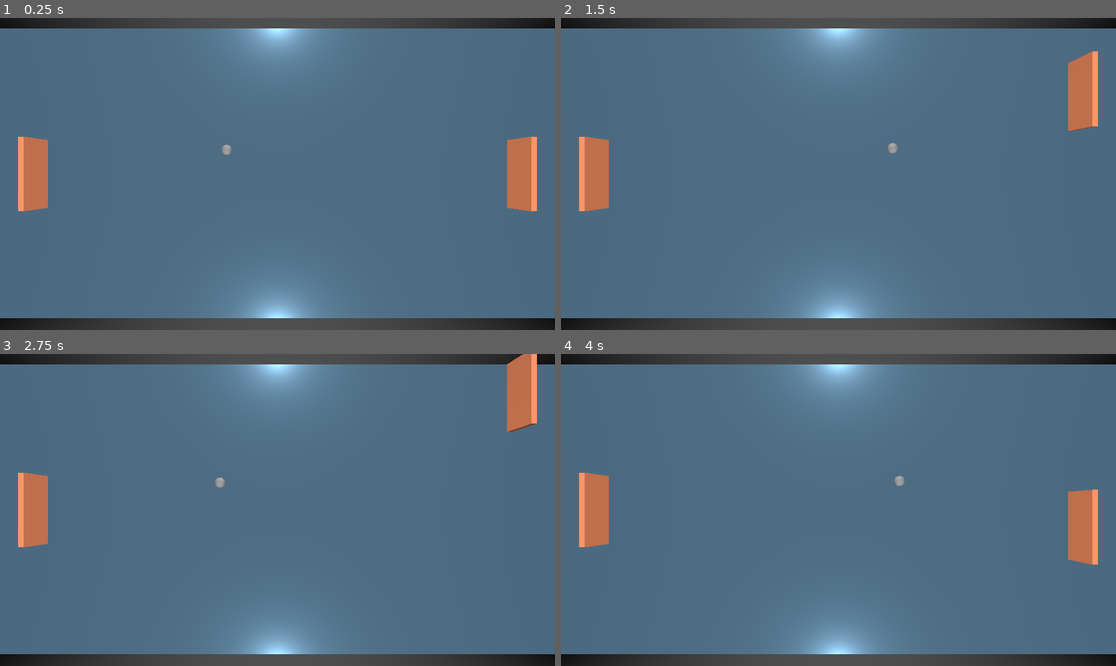
Above: before the commit, frames 1-4 (two rows, left to right).
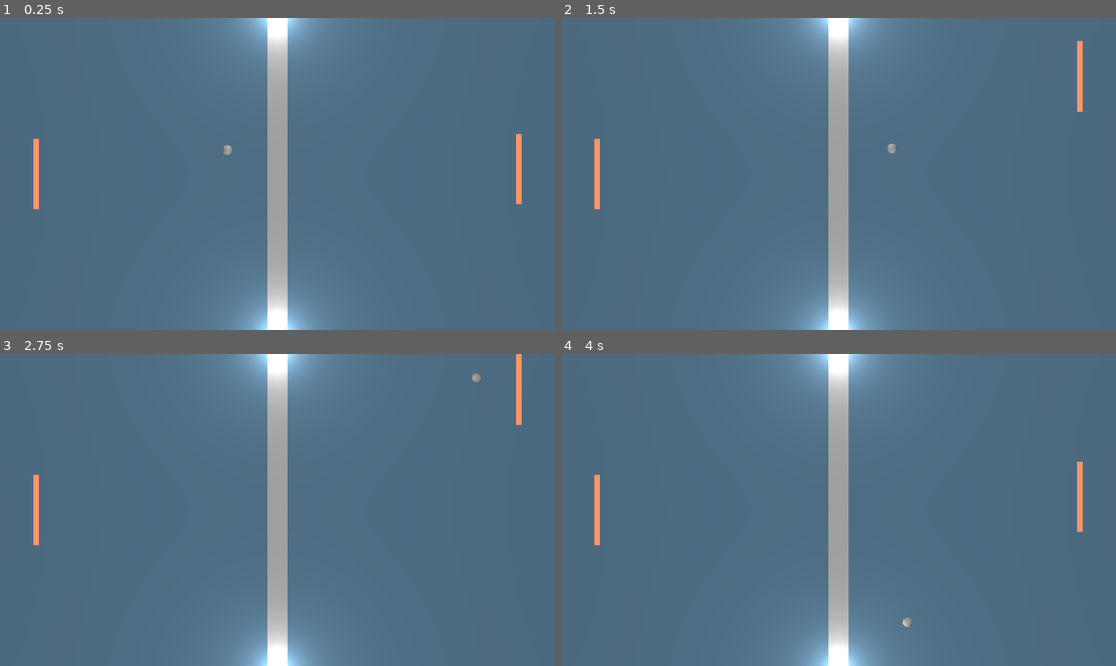
Above: after the commit, the same moments.

Repository: Eryans/godot_pong
Game: Godot game, scene res://main.tscn
Two runs of this game, one before a commit and one after it. Both use one fixed random seed, a clock stepped at 60 frames per second and the inputs below.
Inputs:
- Up to frame 1 (0.25 s): no input
- Up to frame 2 (1.5 s): hold Up (ui_up) 0.53-1.28 s; hold Down (ui_down) from 1.28 s (still down)
- Up to frame 3 (2.75 s): release Down (ui_down) at 2.03 s; hold Up (ui_up) from 2.03 s (still down)
- Up to frame 4 (4 s): release Up (ui_up) at 3.53 s; hold Down (ui_down) from 3.53 s (still down)

The runs differ from the first frame. In frame 1, 13% of the frame differs, in the area x 0-100%, y 0-100%; in frame 2, 13%; in frame 3, 13%; in frame 4, 13%.

Commit message:
made basic AI

Diff:
--- a/main.tscn
+++ b/main.tscn
@@ -18,25 +18,28 @@
 
 [node name="Camera3D" type="Camera3D" parent="."]
 transform = Transform3D(1, 0, 0, 0, -4.37114e-08, 1, 0, -1, -4.37114e-08, 0, 10, 0)
+projection = 1
+size = 15.5
 
 [node name="Paddle" parent="." instance=ExtResource("1_h2yge")]
 transform = Transform3D(1, 0, 0, 0, 1, 0, 0, 0, 1, -12, 0, 0)
-speed = 2.5
 
 [node name="Paddle2" parent="." instance=ExtResource("1_h2yge")]
 transform = Transform3D(1, 0, 0, 0, 1, 0, 0, 0, 1, 12, 0, 0)
 
-[node name="Manager" type="Node" parent="." node_paths=PackedStringArray("player", "ai_paddle")]
+[node name="Manager" type="Node" parent="." node_paths=PackedStringArray("player", "ai_paddle", "ball")]
 script = ExtResource("2_0xm2m")
 player = NodePath("../Paddle")
 ai_paddle = NodePath("../Paddle2")
+ball = NodePath("../Ball")
+ai_speed = 0.25
 
 [node name="Ball" parent="." instance=ExtResource("3_h2yge")]
 
 [node name="CSGBox3D" type="CSGBox3D" parent="."]
 transform = Transform3D(1, 0, 0, 0, 1, 0, 0, 0, 1, 0, 0, -8.03589)
 use_collision = true
-size = Vector3(40, 1, 1)
+size = Vector3(40, 1, 0.25)
 
 [node name="CSGBox3D3" type="CSGBox3D" parent="."]
 transform = Transform3D(1, 0, 0, 0, 1, 0, 0, 0, 1, 0, -1, -0.0358925)
@@ -47,7 +50,7 @@
 [node name="CSGBox3D2" type="CSGBox3D" parent="."]
 transform = Transform3D(1, 0, 0, 0, 1, 0, 0, 0, 1, 0, 0, 7.96411)
 use_collision = true
-size = Vector3(40, 1, 1)
+size = Vector3(40, 1, 0.25)
 
 [node name="OmniLight3D" type="OmniLight3D" parent="."]
 transform = Transform3D(1, 0, 0, 0, 1, 0, 0, 0, 1, 0, 0, -8)
@@ -70,3 +73,7 @@
 
 [node name="CollisionShape3D" type="CollisionShape3D" parent="ScoreZone2"]
 shape = SubResource("BoxShape3D_lquwl")
+
+[node name="CSGBox3D4" type="CSGBox3D" parent="."]
+transform = Transform3D(1, 0, 0, 0, 1, 0, 0, 0, 1, 0, -0.994895, 0)
+size = Vector3(1, 1, 16)
--- a/manager.gd
+++ b/manager.gd
@@ -2,10 +2,14 @@
 
 @export var player: Paddle;
 @export var ai_paddle: Paddle;
+@export var ball: Ball;
+@export var ai_speed: float = 2;
 
 func _ready() -> void:
 	pass
 
 func _physics_process(_delta: float) -> void:
 	player.direction = Input.get_axis("up", "down")
-	ai_paddle.direction = Input.get_axis("ui_up", "ui_down")
+	# ai_paddle.direction = Input.get_axis("ui_up", "ui_down")
+	var ball_to_paddle_distance = clamp(ball.global_position.z - ai_paddle.global_position.z, -1, 1)
+	ai_paddle.direction = ball_to_paddle_distance * ai_speed;
